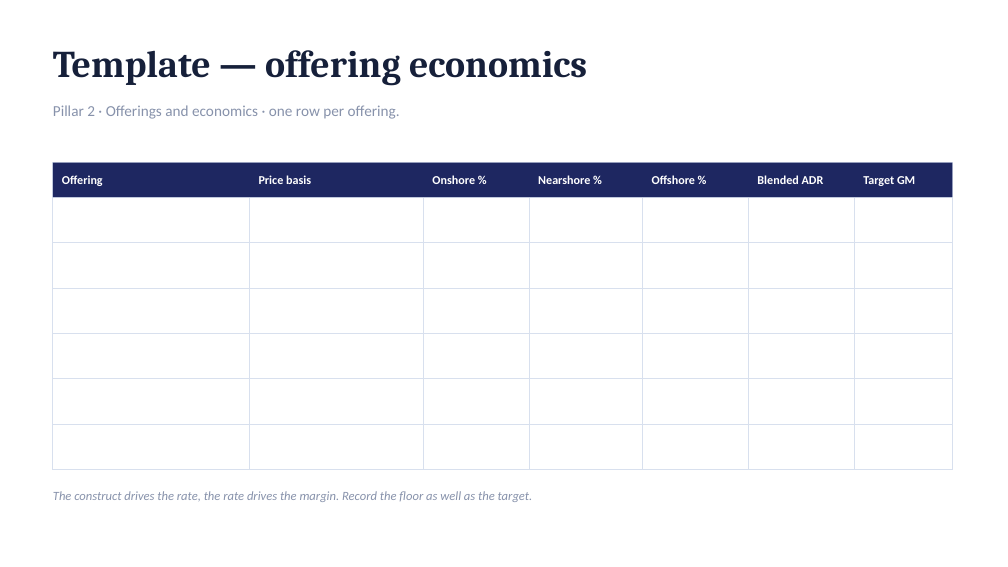
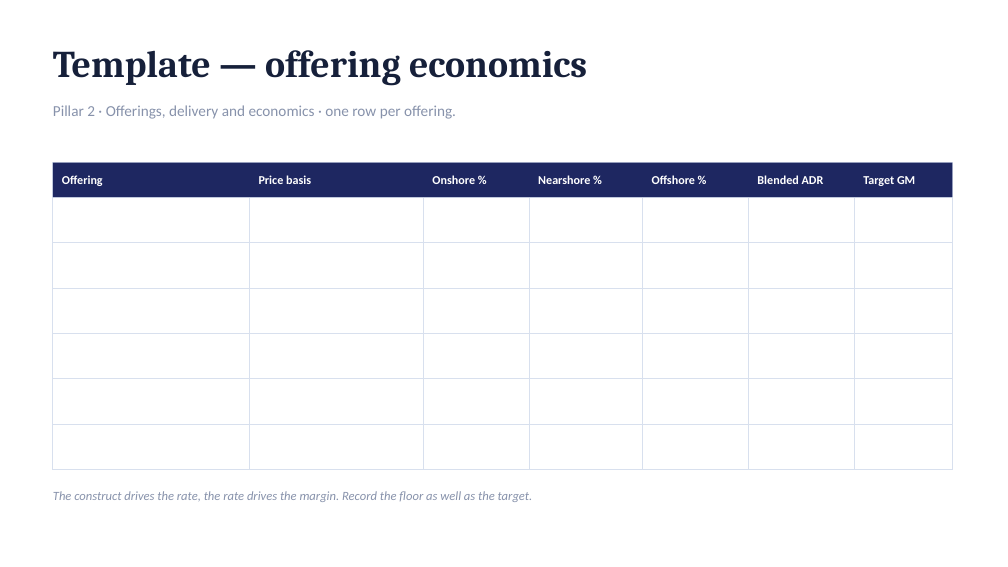
Before and after one commit to dhajjar-cyber/bae, a slide deck: slide 21 of FSI strategy/EAIND-FSI-Strategy-Development-Plan.pptx. Drawn at 1008x567 pixels with LibreOffice and Linux fonts; fonts in the diff are those of the drawing. Boxes give left, top, right and bottom in pixels: in the first picture for what was removed or moved away, otherwise in the second. Text is boxed around its words. In the diff, an @@ line names an element or a change of style, - is before the commit and + after.

```diff
--- a/FSI strategy/EAIND-FSI-Strategy-Development-Plan.pptx
+++ b/FSI strategy/EAIND-FSI-Strategy-Development-Plan.pptx
@@ text at <box>53,105,456,119</box>: text changed @@
-Pillar 2 · Offerings and economics · one row per offering.
+Pillar 2 · Offerings, delivery and economics · one row per offering.
```
Also in this commit, not shown: 9 other slides changed, 2 other files.
